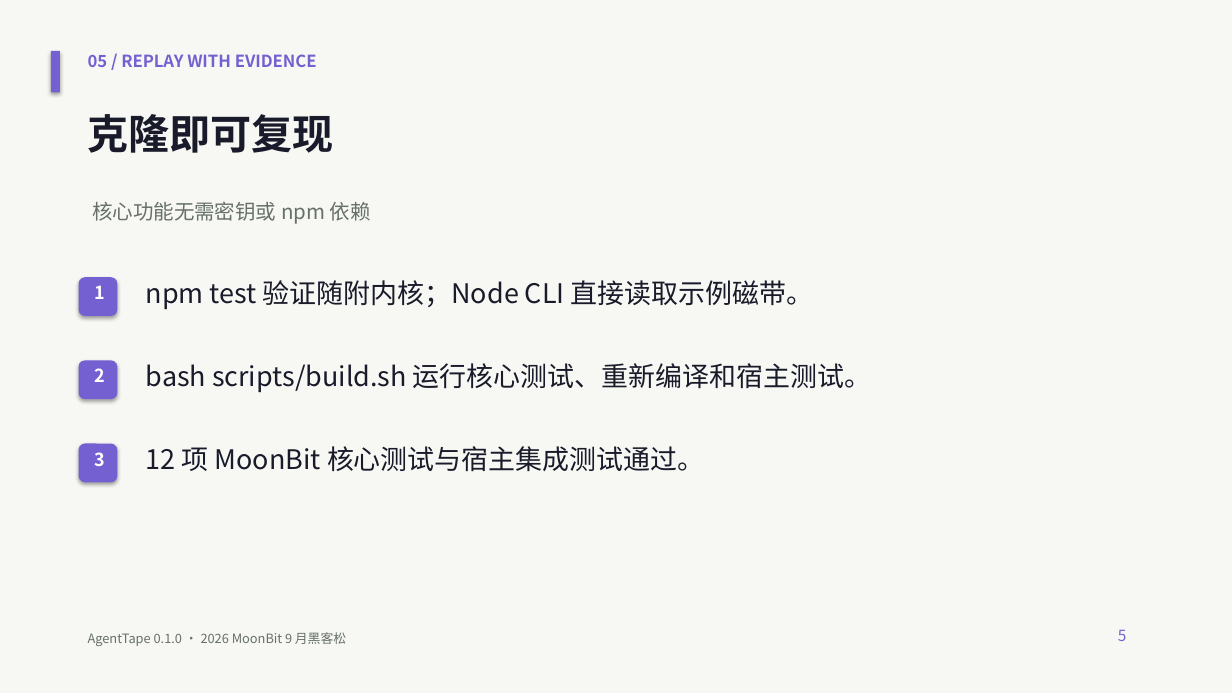
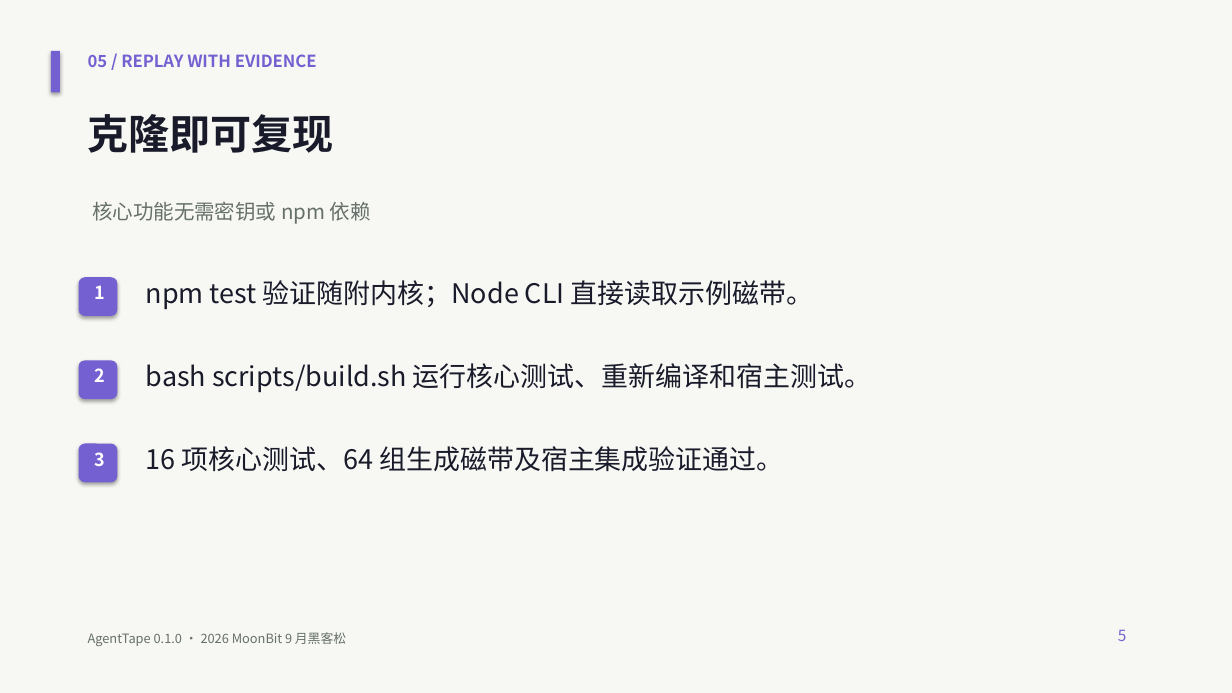
Before and after one commit to CodeAIKai/agent-tape, a slide deck: slide 6 of submission/pitch-deck.pptx. Drawn at 1232x693 pixels with LibreOffice and Linux fonts; fonts in the diff are those of the drawing. Boxes give left, top, right and bottom in pixels: in the first picture for what was removed or moved away, otherwise in the second. Text is boxed around its words. In the diff, an @@ line names an element or a change of style, - is before the commit and + after.

```diff
--- a/submission/pitch-deck.pptx
+++ b/submission/pitch-deck.pptx
@@ text at [146, 446, 783, 472]: text changed @@
-12 项 MoonBit 核心测试与宿主集成测试通过。
+16 项核心测试、64 组生成磁带及宿主集成验证通过。
```
Also in this commit, not shown: 3 other slides changed, 21 other files.
